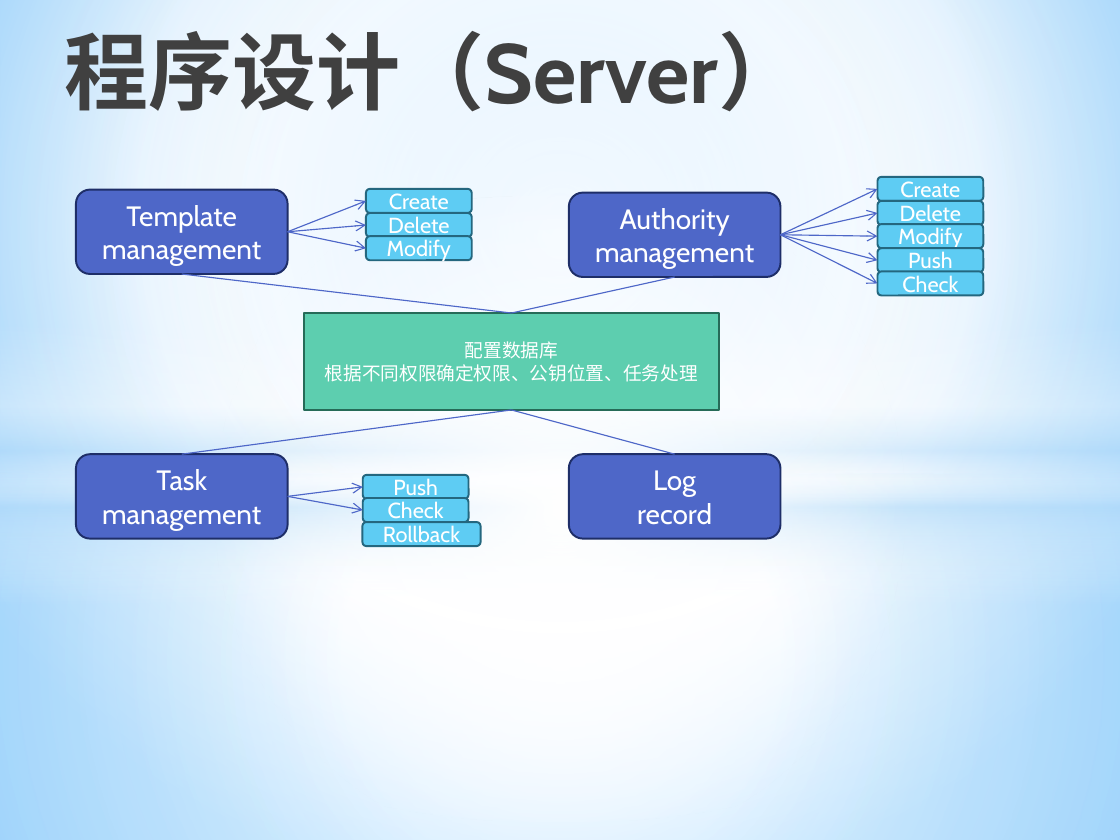
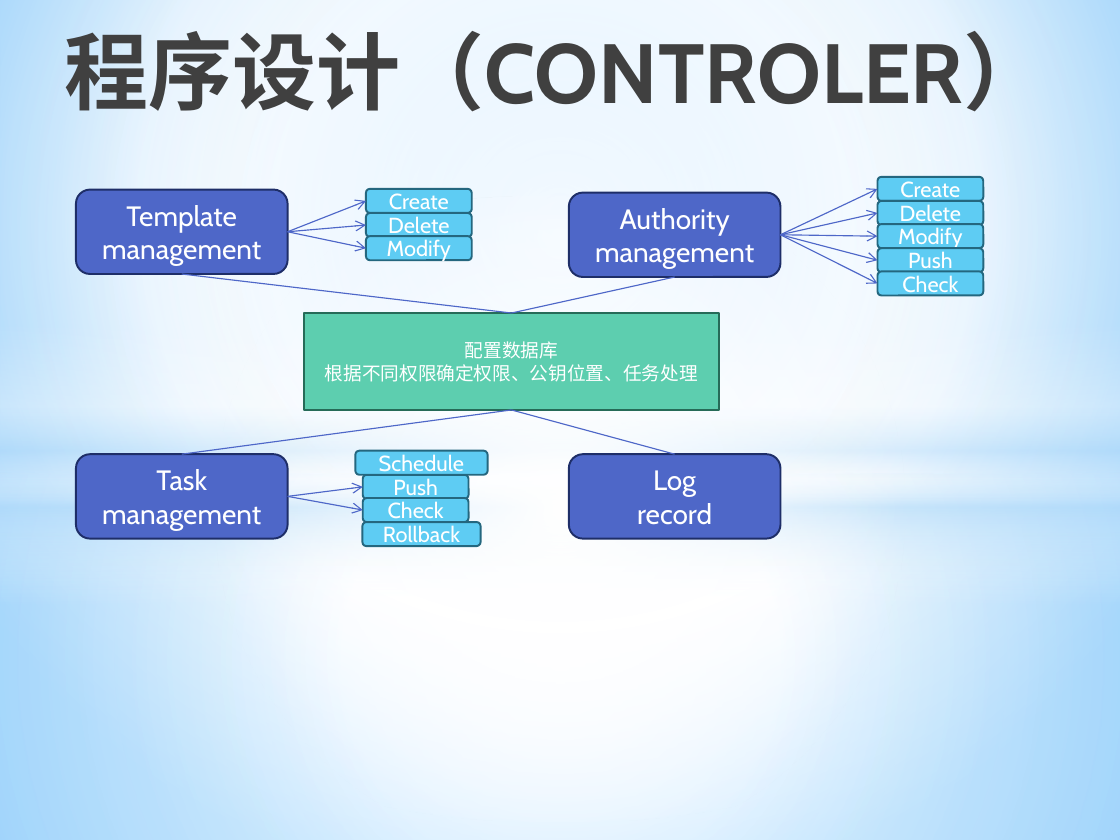
Before and after one commit to allragedbody/clasenbee, a slide deck: slide 14 of docs/Git集群配置方案.pptx (slide 13 before the commit). Drawn at 1120x840 pixels with LibreOffice and Linux fonts; fonts in the diff are those of the drawing. Boxes give left, top, right and bottom in pixels: in the first picture for what was removed or moved away, otherwise in the second. Text is boxed around its words. In the diff, an @@ line names an element or a change of style, - is before the commit and + after.

```diff
--- a/docs/Git集群配置方案.pptx
+++ b/docs/Git集群配置方案.pptx
@@ title at bbox=[64, 18, 1047, 112]: text changed @@
-程序设计（Server）
+程序设计（CONTROLER）
@@ rounded rectangle added at bbox=[355, 450, 487, 475], fill #5ECCF3, outline #256880 1.25 pt, 14 pt, text #FFFFFF @@
+Schedule
```
Also in this commit, not shown: 3 other slides changed, 8 slides added, 7 slides removed.
